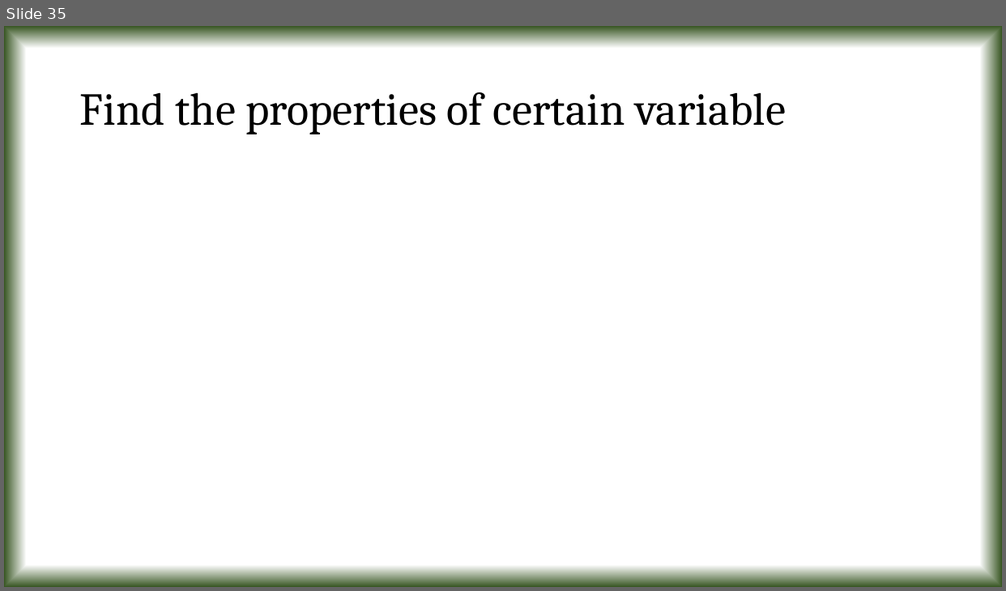
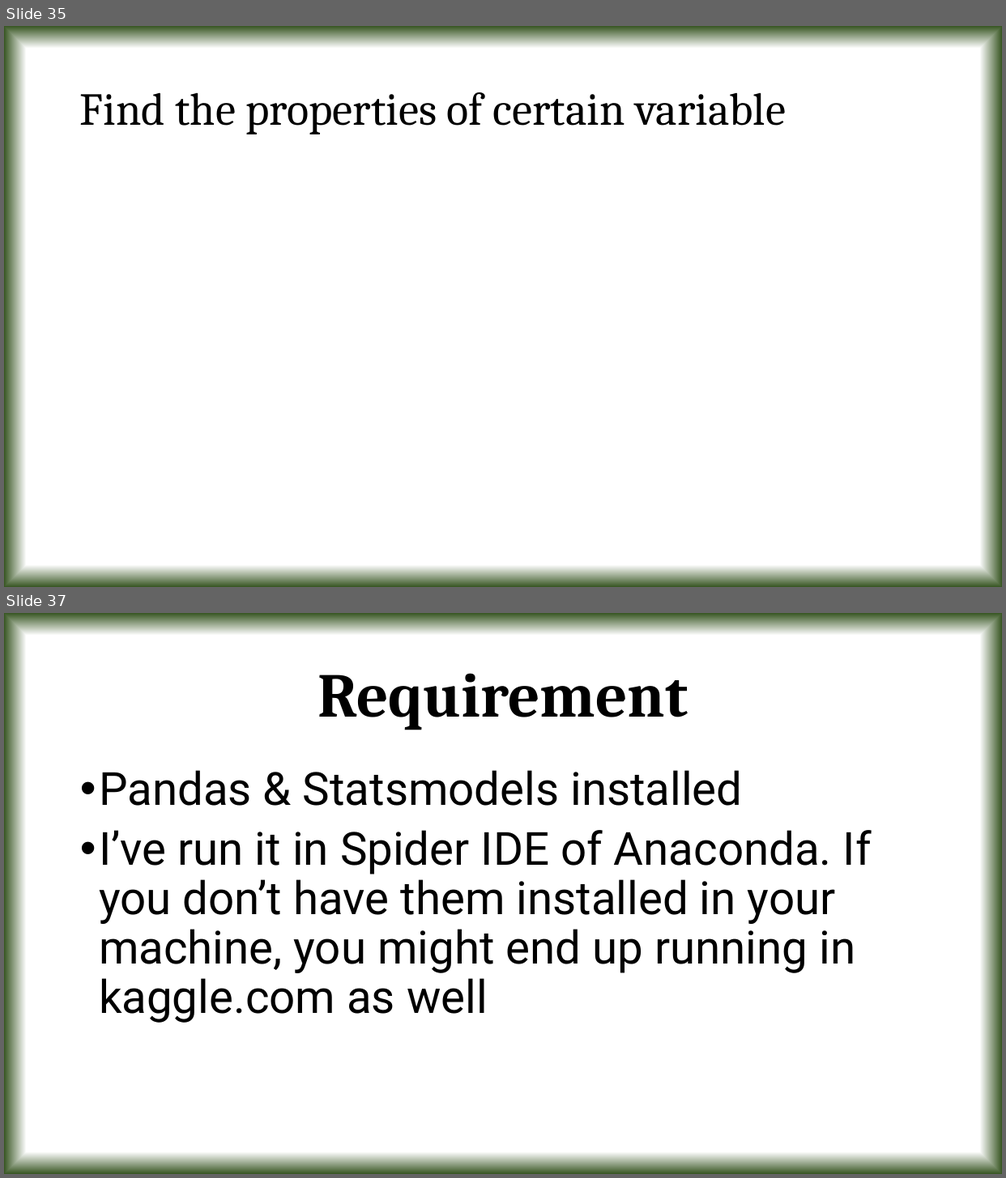
Before and after one commit to tanmoyie/Applied-Statistics, a slide deck: Python Projects & Dataset on Applied Statistics/Presentation on Python projects in Applied Statistics.pptx. Shown one above the other, each under a label of ours: slide 35 before the commit, slides 35 and 37 after it; the slides between them are not shown. The pictures are 1006x591 and 1006x1178 pixels, drawn with LibreOffice and Linux fonts; fonts in the diff are those of the drawing. Boxes give left, top, right and bottom in pixels: in the first picture for what was removed or moved away, otherwise in the second. Text is boxed around its words. In the diff, an @@ line names an element or a change of style, - is before the commit and + after.

```diff
--- a/Python Projects & Dataset on Applied Statistics/Presentation on Python projects in Applied Statistics.pptx
+++ b/Python Projects & Dataset on Applied Statistics/Presentation on Python projects in Applied Statistics.pptx
@@ slide 37 added at [4, 613, 1002, 1174], background gradient #FFFFFF to #385723 @@
@@ title added at [317, 673, 688, 730], 60 pt, text #000000, bold @@
+Requirement
@@ text added at [99, 770, 872, 1023], 44 pt, text #000000 @@
+• Pandas & Statsmodels installed
+• I’ve run it in Spider IDE of Anaconda. If you don’t have them installed in your machine, you might end up running in kaggle.com as well
```
Also in this commit, not shown: 3 other slides added, 2 other files.
